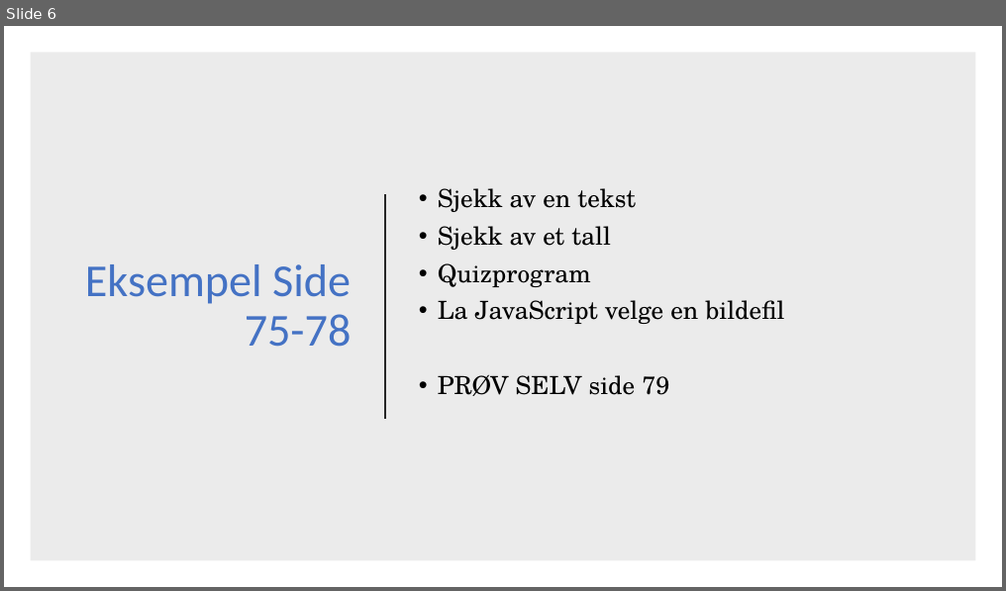
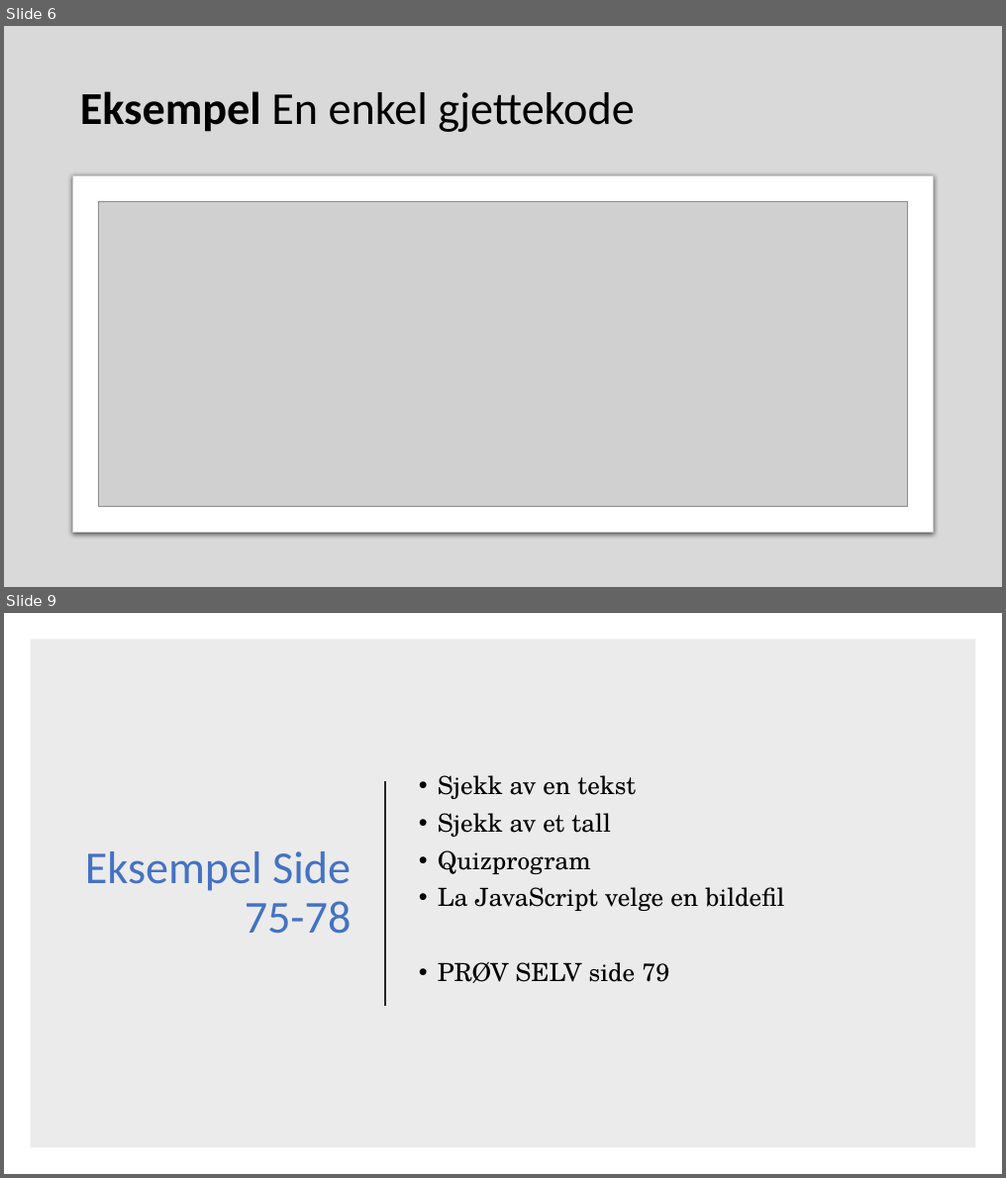
Before and after one commit to AizanM/IT2, a slide deck: Uke 36/Uke 36.pptx. Shown one above the other, each under a label of ours: slide 6 before the commit, slides 6 and 9 after it; the slides between them are not shown. The pictures are 1006x591 and 1006x1178 pixels, drawn with LibreOffice and Linux fonts; fonts in the diff are those of the drawing; grey boxes stand for pictures. Boxes give left, top, right and bottom in pixels: in the first picture for what was removed or moved away, otherwise in the second. Text is boxed around its words. In the diff, an @@ line names an element or a change of style, - is before the commit and + after.

```diff
--- a/Uke 36/Uke 36.pptx
+++ b/Uke 36/Uke 36.pptx
@@ slide 6 added at <box>4,26,1002,587</box>, background #E7E6E6 @@
@@ rectangle added at <box>4,26,1002,587</box>, fill #D9D9D9 @@
@@ title added at <box>80,91,634,132</box>, 44 pt, text #000000 @@
+Eksempel En enkel gjettekode
@@ rounded rectangle added at <box>73,175,934,533</box>, fill #FFFFFF, outline #C8CACA 0.75 pt @@
@@ picture added at <box>99,202,908,506</box> @@
@@ what was slide 6 is now slide 9 @@
```
Also in this commit, not shown: 4 slides changed, 3 other slides added, 1 slide removed, 1 other file.
